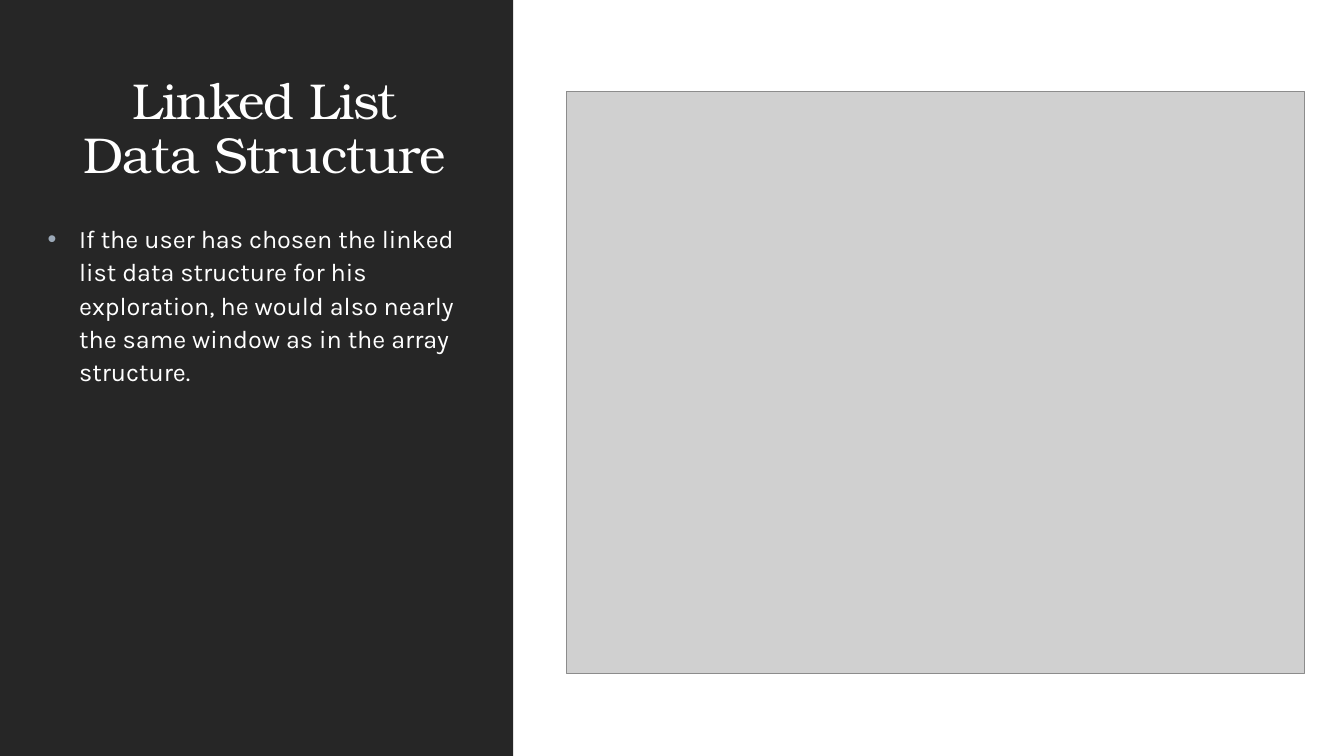
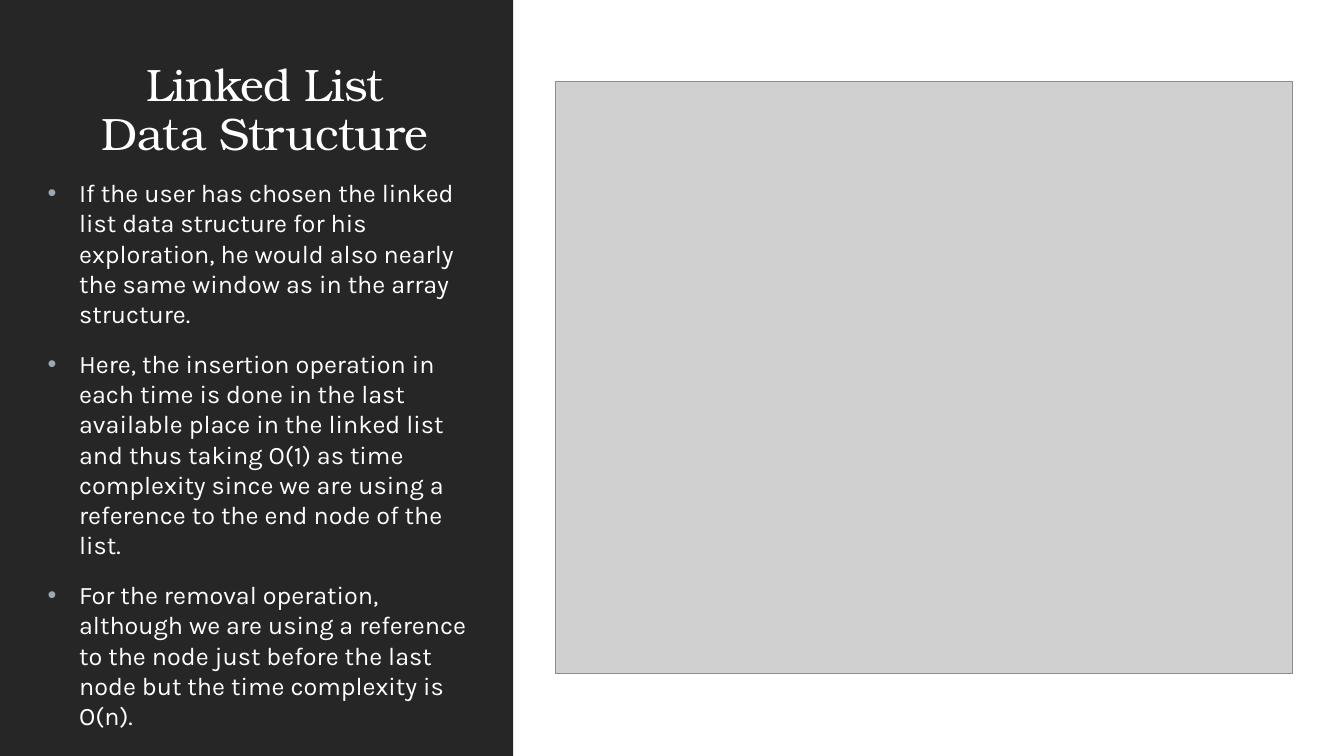
Before and after one commit to Eman-123-eng/Data-Struc.-Visualization, a slide deck: slide 6 of Data Structure Visualization.pptx (slide 7 before the commit). Drawn at 1344x756 pixels with LibreOffice and Linux fonts; fonts in the diff are those of the drawing; grey boxes stand for pictures. Boxes give left, top, right and bottom in pixels: in the first picture for what was removed or moved away, otherwise in the second. Text is boxed around its words. In the diff, an @@ line names an element or a change of style, - is before the commit and + after.

```diff
--- a/Data Structure Visualization.pptx
+++ b/Data Structure Visualization.pptx
@@ title "Linked List Data Structure" at (102,68,428,151): size 36 to 32.4 pt @@
@@ picture: place and size @@
-picture at (567,92,1305,674)
+picture at (556,82,1293,674)
@@ text "If the user has chosen ...": place and size @@
-text "If the user has chosen ..." at (79,230,454,382)
+text "If the user has chosen ..." at (79,184,466,671)
@@ text at (79,184,454,324): line spacing 1.1 to 1 @@
@@ text at (79,355,466,671): paragraphs added @@
+• Here, the insertion operation in each time is done in the last available place in the linked list and thus taking O(1) as time complexity since we are using a reference to the end node of the list.
+• For the removal operation, although we are using a reference to the node just before the last node but the time complexity is O(n).
```
Also in this commit, not shown: 1 other slide changed, 6 slides added, 5 slides removed, 2 other files.
